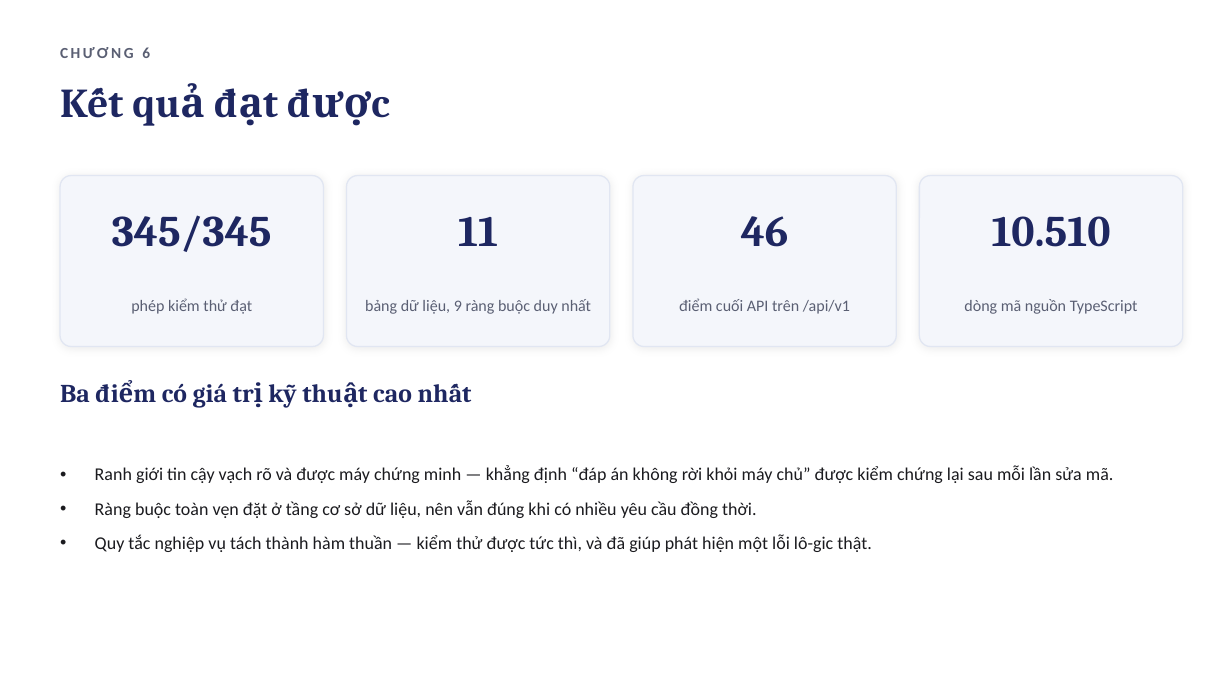
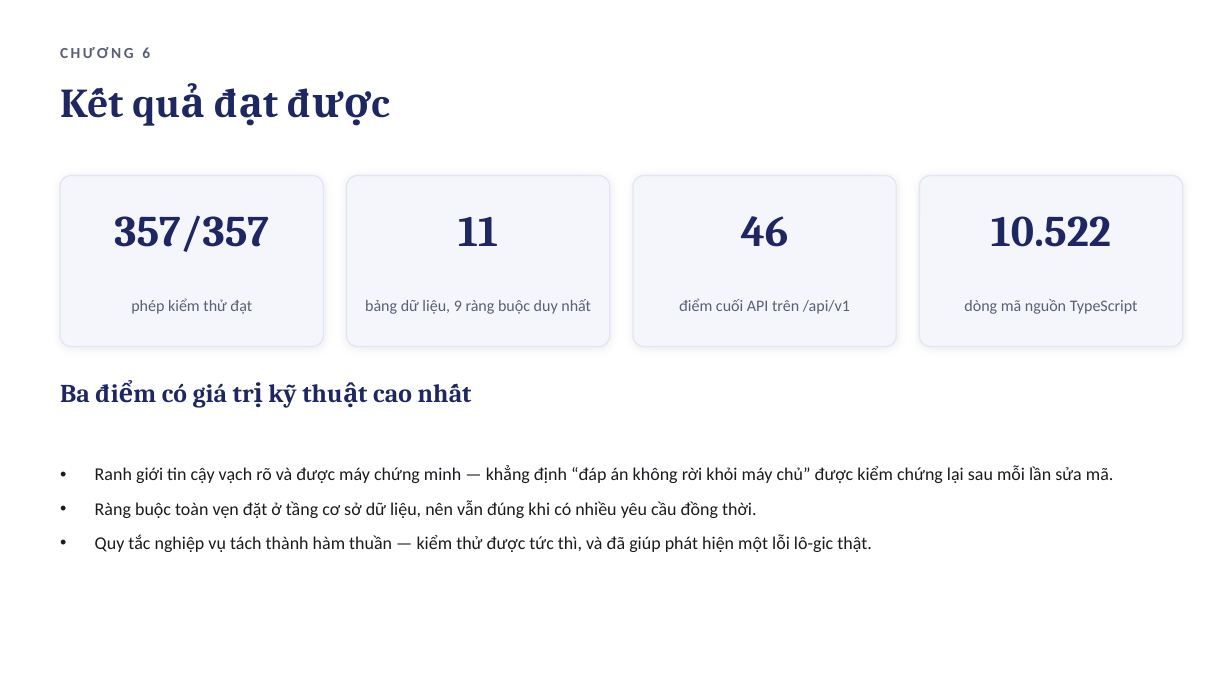
Before and after one commit to tamthientinvu-coder/FinalProjectJS, a slide deck: slide 15 of docs/SLIDE-BAO-VE-LearnQuiz.pptx. Drawn at 1232x693 pixels with LibreOffice and Linux fonts; fonts in the diff are those of the drawing. Boxes give left, top, right and bottom in pixels: in the first picture for what was removed or moved away, otherwise in the second. Text is boxed around its words. In the diff, an @@ line names an element or a change of style, - is before the commit and + after.

```diff
--- a/docs/SLIDE-BAO-VE-LearnQuiz.pptx
+++ b/docs/SLIDE-BAO-VE-LearnQuiz.pptx
@@ text at [114, 215, 269, 252]: text changed @@
-345/345
+357/357
@@ text at [991, 216, 1111, 247]: text changed @@
-10.510
+10.522
```
Also in this commit, not shown: 2 other slides changed, 13 other files.
